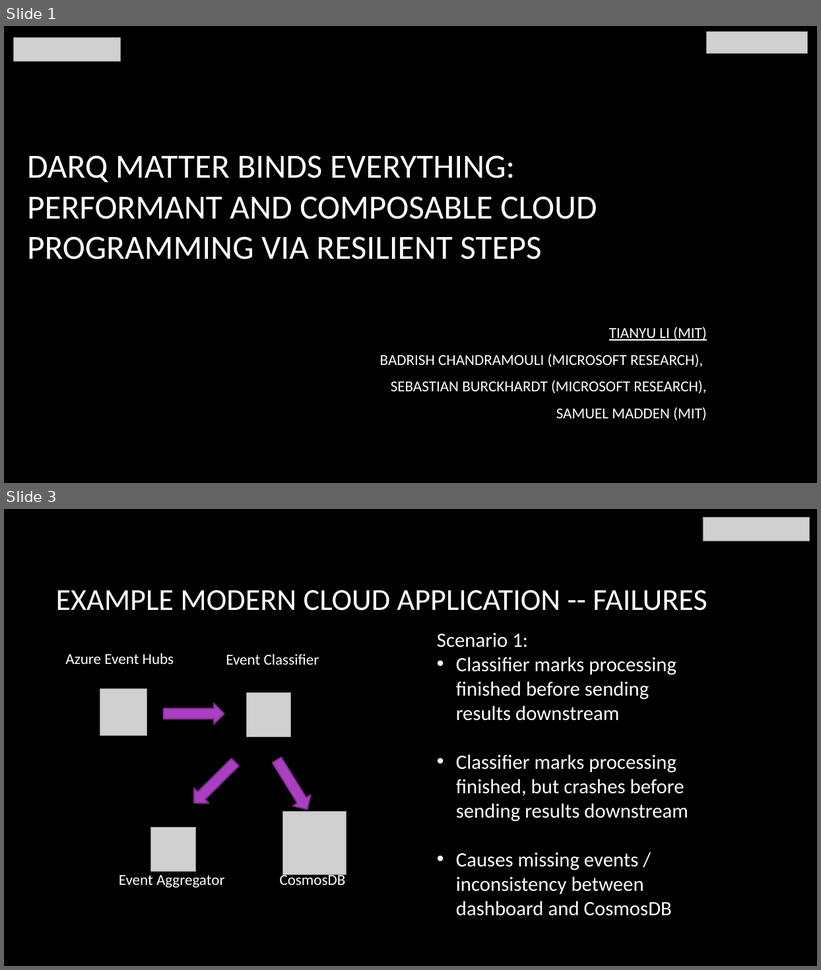
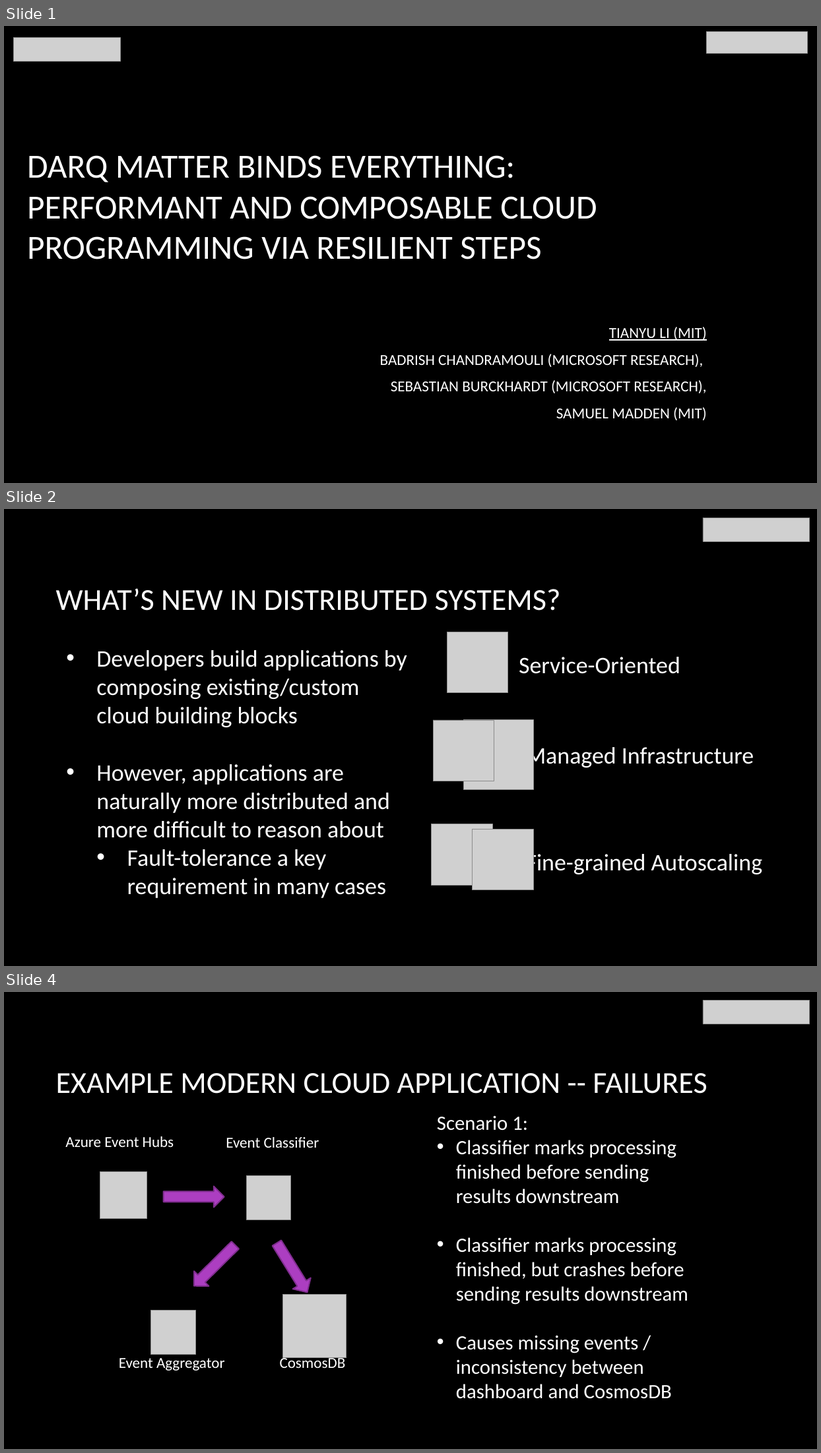
Before and after one commit to tli2/tli2.github.io, a slide deck: assets/DARQ-long-talk.pptx. Shown one above the other, each under a label of ours: slides 1 and 3 before the commit, slides 1, 2 and 4 after it; the slides between them are not shown. The pictures are 821x970 and 821x1453 pixels, drawn with LibreOffice and Linux fonts; fonts in the diff are those of the drawing; grey boxes stand for pictures; background and template pictures are left out. Boxes give left, top, right and bottom in pixels: in the first picture for what was removed or moved away, otherwise in the second. Text is boxed around its words. In the diff, an @@ line names an element or a change of style, - is before the commit and + after.

```diff
--- a/assets/DARQ-long-talk.pptx
+++ b/assets/DARQ-long-talk.pptx
@@ slide 2 added at bbox=[4, 509, 817, 966], background picture (left out) @@
@@ picture added at bbox=[703, 518, 810, 541] @@
@@ title added at bbox=[56, 588, 561, 611], 36 pt, text #FFFFFF @@
+WHAT’S NEW IN DISTRIBUTED SYSTEMS?
@@ picture added at bbox=[447, 632, 508, 692] @@
@@ text added at bbox=[96, 650, 407, 898], 28 pt, text #FFFFFF @@
+• Developers build applications by composing existing/custom cloud building blocks
+• However, applications are naturally more distributed and more difficult to reason about
+  • Fault-tolerance a key requirement in many cases
@@ text added at bbox=[519, 657, 680, 674], 28 pt, text #FFFFFF @@
+Service-Oriented
@@ picture added at bbox=[434, 720, 494, 781] @@
@@ picture added at bbox=[464, 720, 533, 789] @@
@@ text added at bbox=[526, 745, 754, 770], 28 pt, text #FFFFFF @@
+Managed Infrastructure
@@ picture added at bbox=[432, 824, 492, 885] @@
@@ picture added at bbox=[473, 829, 533, 890] @@
@@ text added at bbox=[526, 851, 762, 877], 28 pt, text #FFFFFF @@
+Fine-grained Autoscaling
@@ what was slide 3 is now slide 4 @@
```
Also in this commit, not shown: 7 slides changed, 1 other slide added.
